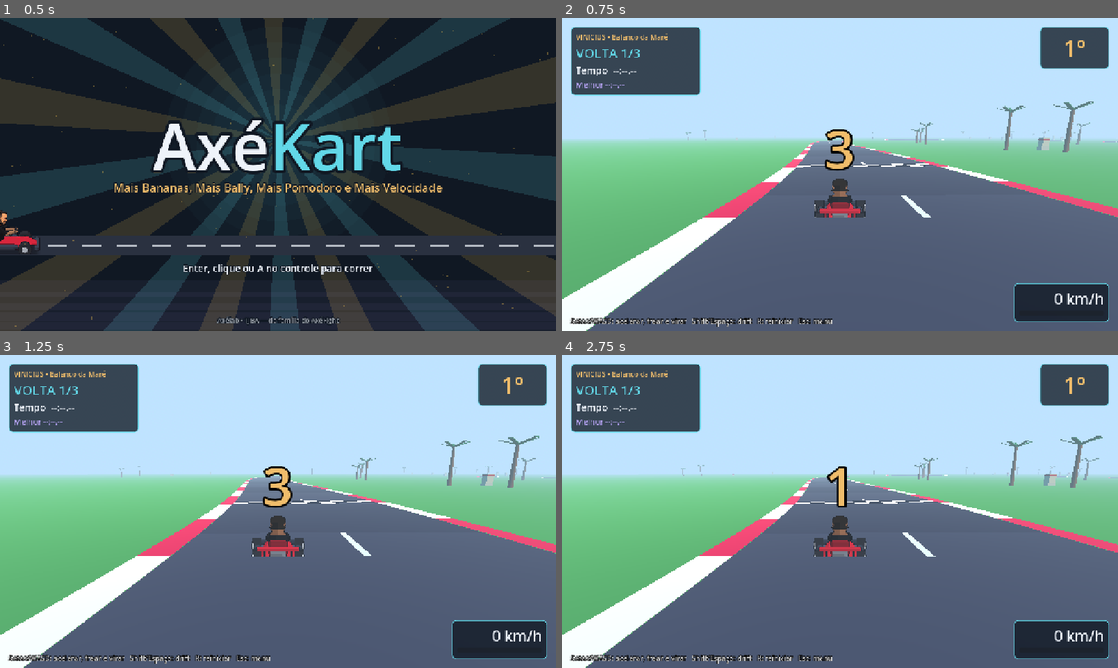
Above: before the commit, frames 1-4 (two rows, left to right).
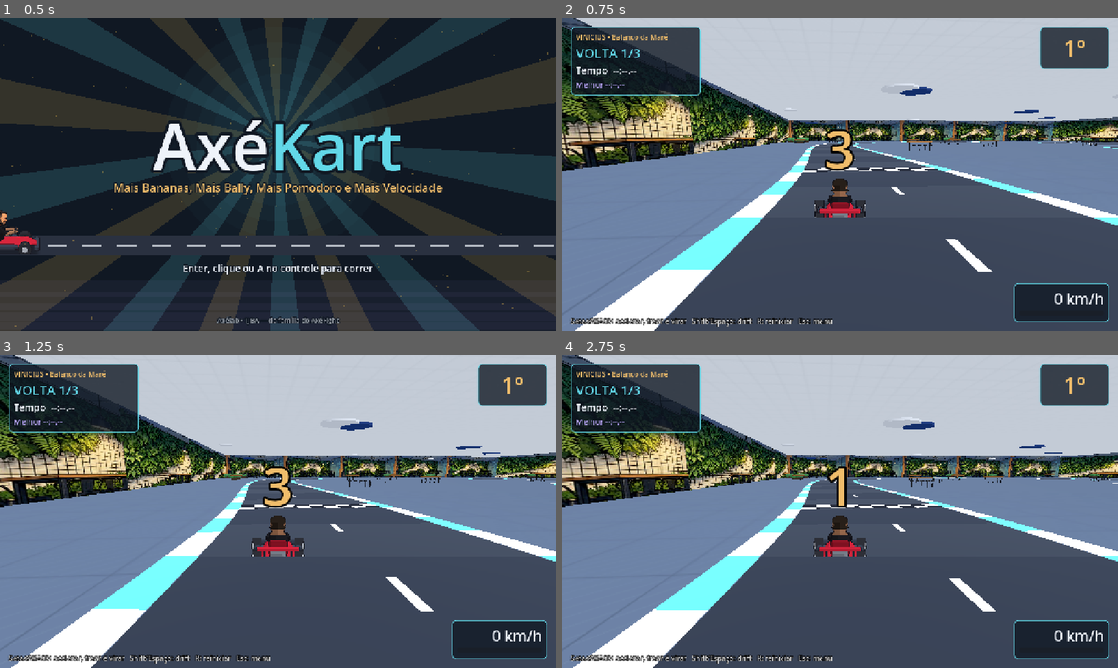
Above: after the commit, the same moments.

Repository: AbreuVin/AxeKart-World
Game: Godot game, scene res://scenes/ui/FrontEnd.tscn
The game is run twice, just before and just after one commit, with the same random seed, the same clock (stepped at 60 frames per second) and the same inputs.
Inputs (mouse positions are in pixels of both pictures, inside the frame that each line leads up to):
- Up to frame 1 (0.5 s): no input
- Up to frame 2 (0.75 s): tap Enter at 0.5 s; move the mouse to (962, 158) at 0.52 s; hold Right (direita) from 0.53 s (still down); hold Up (acelerar) from 0.53 s (still down); click (962, 158) at 0.67 s
- Up to frame 3 (1.25 s): keep holding Right (direita); keep holding Up (acelerar); tap Space at 0.77 s
- Up to frame 4 (2.75 s): move the mouse to (728, 527) at 1.27 s; release Right (direita) at 1.28 s; release Up (acelerar) at 1.28 s; hold S 1.28-2.03 s; tap Shift (drift) at 1.35 s; tap Space at 1.52 s; move the mouse to (895, 442) at 2.02 s; hold Right (direita) from 2.03 s (still down); hold Down (frear) from 2.03 s (still down)

Frame 1 is identical in both runs. In frame 2, 90% of the frame differs, in the area x 0-100%, y 0-100%; in frame 3, 90%; in frame 4, 90%.

Commit message:
Pista Café & Lounge Axélab (0.4.0)
Circuito interno de 607 m com porcelanato, teto com luminárias redondas,
paredes com as artes do Café e do Lounge do Axé Fight, mesas altas,
jardineiras, cabines coloridas, estantes e bancos do Lounge. Zebras em
ciano/branco. Registra que o Vinicius não é calvo e usa o kart 13.

Co-Authored-By: Claude Opus 5.5 <noreply@anthropic.com>
Claude-Session: https://claude.ai/code/session_01DKNKwCZT87sHqpGDf2T2Vk

Diff:
--- /dev/null
+++ b/assets/tracks/cafe_lounge/track.json
@@ -0,0 +1,91 @@
+{
+  "id": "cafe_lounge",
+  "nome": "Café & Lounge Axélab",
+  "voltas": 3,
+  "largura": 12.0,
+  "pontos": [
+    [
+      0,
+      0
+    ],
+    [
+      0,
+      -60
+    ],
+    [
+      15,
+      -92
+    ],
+    [
+      50,
+      -104
+    ],
+    [
+      92,
+      -98
+    ],
+    [
+      112,
+      -72
+    ],
+    [
+      102,
+      -42
+    ],
+    [
+      76,
+      -30
+    ],
+    [
+      70,
+      0
+    ],
+    [
+      92,
+      20
+    ],
+    [
+      122,
+      30
+    ],
+    [
+      134,
+      62
+    ],
+    [
+      114,
+      88
+    ],
+    [
+      72,
+      94
+    ],
+    [
+      40,
+      74
+    ],
+    [
+      18,
+      50
+    ],
+    [
+      0,
+      34
+    ]
+  ],
+  "tema": "interno",
+  "cor_asfalto": "#2b3445",
+  "cor_grama": "#5d6f8c",
+  "zebra": [
+    "#62d8e8",
+    "#eef3fa"
+  ],
+  "paredes": {
+    "norte": "source/parede_cafe.jpg",
+    "sul": "source/parede_lounge.jpg",
+    "leste": "source/parede_verde.jpg",
+    "oeste": "source/parede_verde.jpg"
+  },
+  "semente_decoracao": 7,
+  "decoracao": 46
+}
--- a/project.godot
+++ b/project.godot
@@ -4,7 +4,7 @@
 [application]
 
 config/name="AxéKart"
-config/version="0.3.1"
+config/version="0.4.0"
 run/main_scene="res://scenes/ui/FrontEnd.tscn"
 config/features=PackedStringArray("4.7", "GL Compatibility")
 
--- a/scripts/race/race.gd
+++ b/scripts/race/race.gd
@@ -2,7 +2,7 @@
 extends Node3D
 ## Monta a corrida: pista, karts (1 jogador + CPUs), câmera, HUD, contagem e chegada.
 
-const TRACK_ID := "circuito_teste"
+const TRACK_ID := "cafe_lounge"
 const COUNTDOWN := 3.0
 const CPU_SKILLS := [0.95, 0.92, 0.89]
 const CPU_LANES := [-2.5, 2.5, 0.0]
@@ -21,11 +21,12 @@
 
 func _ready() -> void:
 	PlayerInput.ensure_actions()
-	_build_environment()
+	var tdata := DataLoader.load_track(TRACK_ID)
+	_build_environment(String(tdata.get("tema", "")) == "interno")
 	track = Track.new()
 	track.name = "Track"
 	add_child(track)
-	track.setup(DataLoader.load_track(TRACK_ID), not headless)
+	track.setup(tdata, not headless)
 
 	var datas := DataLoader.load_karts()
 	for slot in datas.size():
@@ -56,7 +57,7 @@
 		add_child(hud)
 
 
-func _build_environment() -> void:
+func _build_environment(interno := false) -> void:
 	if headless:
 		return
 	var env := WorldEnvironment.new()
@@ -75,11 +76,18 @@
 	e.fog_enabled = true
 	e.fog_light_color = Color("#bfe3ff")
 	e.fog_density = 0.004
+	if interno:
+		e.background_mode = Environment.BG_COLOR
+		e.background_color = Color("#1a2230")
+		e.ambient_light_source = Environment.AMBIENT_SOURCE_COLOR
+		e.ambient_light_color = Color("#d8dde6")
+		e.ambient_light_energy = 0.75
+		e.fog_enabled = false
 	env.environment = e
 	add_child(env)
 	var sun := DirectionalLight3D.new()
-	sun.rotation_degrees = Vector3(-55, 35, 0)
-	sun.light_energy = 1.1
+	sun.rotation_degrees = Vector3(-70, 25, 0) if interno else Vector3(-55, 35, 0)
+	sun.light_energy = 0.9 if interno else 1.1
 	sun.shadow_enabled = false
 	add_child(sun)
 
--- a/scripts/track/track.gd
+++ b/scripts/track/track.gd
@@ -123,6 +123,10 @@
 func _build_visuals() -> void:
 	var asphalt := Color(String(data.get("cor_asfalto", "#3b3f4a")))
 	var grass := Color(String(data.get("cor_grama", "#4d9b4a")))
+	var zebra: Array = data.get("zebra", ["#e11d48", "#f8fafc"])
+	var curb_a := Color(String(zebra[0]))
+	var curb_b := Color(String(zebra[1]))
+	var interno := String(data.get("tema", "")) == "interno"
 	var mat := StandardMaterial3D.new()
 	mat.vertex_color_use_as_albedo = true
 	mat.cull_mode = BaseMaterial3D.CULL_DISABLED
@@ -143,7 +147,7 @@
 		var alt := asphalt.lightened(0.04) if (i / 3) % 2 == 0 else asphalt
 		_quad(st, a - ri * hw, a + ri * hw, b + rj * hw, b - rj * hw, alt, y)
 		# zebras
-		var curb := Color("#e11d48") if (i / 2) % 2 == 0 else Color("#f8fafc")
+		var curb := curb_a if (i / 2) % 2 == 0 else curb_b
 		_quad(st, a + ri * hw, a + ri * (hw + CURB_WIDTH), b + rj * (hw + CURB_WIDTH), b + rj * hw, curb, y + 0.01)
 		_quad(st, a - ri * (hw + CURB_WIDTH), a - ri * hw, b - rj * hw, b - rj * (hw + CURB_WIDTH), curb, y + 0.01)
 		# faixa central tracejada
@@ -177,12 +181,24 @@
 	var gm := StandardMaterial3D.new()
 	gm.albedo_color = grass
 	gm.roughness = 1.0
+	if interno:
+		gm.albedo_color = Color.WHITE
+		gm.albedo_texture = _tile_texture(grass, 128, 2)
+		gm.texture_filter = BaseMaterial3D.TEXTURE_FILTER_LINEAR_WITH_MIPMAPS_ANISOTROPIC
+		gm.uv1_scale = Vector3(900.0 / 4.0, 900.0 / 4.0, 1.0)
+		gm.roughness = 0.35
+		gm.metallic_specular = 0.6
 	ground.material_override = gm
 	var c := _center()
 	ground.position = Vector3(c.x, -0.05, c.z)
 	add_child(ground)
 
-	_build_decoration()
+	if data.has("paredes"):
+		_build_room()
+	if interno:
+		_build_decoration_interno()
+	else:
+		_build_decoration()
 
 
 func _center() -> Vector3:
@@ -269,3 +285,189 @@
 	m.albedo_color = c
 	m.roughness = 1.0
 	return m
+
+
+# ---------- cenário interno (Café & Lounge Axélab) ----------
+
+const ROOM_MARGIN := 26.0
+const ROOM_HEIGHT := 14.0
+
+
+func bounds() -> Rect2:
+	var r := Rect2(Vector2(samples[0].x, samples[0].z), Vector2.ZERO)
+	for p in samples:
+		r = r.expand(Vector2(p.x, p.z))
+	return r.grow(ROOM_MARGIN)
+
+
+## Porcelanato: ladrilho com rejunte, gerado em código.
+static func _tile_texture(base: Color, size: int, grout: int) -> ImageTexture:
+	var img := Image.create(size, size, true, Image.FORMAT_RGB8)
+	img.fill(base)
+	var line := base.darkened(0.12)
+	for i in size:
+		for g in grout:
+			img.set_pixel(i, g, line)
+			img.set_pixel(g, i, line)
+	# leve variação de brilho
+	for y in range(grout, size):
+		for x in range(grout, size):
+			if (x + y) % 23 == 0:
+				img.set_pixel(x, y, base.lightened(0.05))
+	img.generate_mipmaps()
+	return ImageTexture.create_from_image(img)
+
+
+func _wall_mat(rel: String, repeat_x: float) -> StandardMaterial3D:
+	var m := StandardMaterial3D.new()
+	var path := "%s/%s/%s" % [DataLoader.TRACKS_DIR, data.get("id", ""), rel]
+	if ResourceLoader.exists(path):
+		m.albedo_texture = load(path)
+	else:
+		m.albedo_color = Color("#2f5d3a")
+	m.shading_mode = BaseMaterial3D.SHADING_MODE_UNSHADED
+	m.uv1_scale = Vector3(repeat_x, 1.0, 1.0)
+	m.texture_repeat = true
+	m.cull_mode = BaseMaterial3D.CULL_DISABLED
+	return m
+
+
+func _build_room() -> void:
+	var b := bounds()
+	var walls: Dictionary = data.get("paredes", {})
+	var h := ROOM_HEIGHT
+	# (centro, tamanho, rotação Y, chave)
+	var specs := [
+		[Vector3(b.get_center().x, h / 2, b.position.y), Vector2(b.size.x, h), 0.0, "norte"],
+		[Vector3(b.get_center().x, h / 2, b.end.y), Vector2(b.size.x, h), PI, "sul"],
+		[Vector3(b.end.x, h / 2, b.get_center().y), Vector2(b.size.y, h), -PI / 2, "leste"],
+		[Vector3(b.position.x, h / 2, b.get_center().y), Vector2(b.size.y, h), PI / 2, "oeste"],
+	]
+	for sp in specs:
+		var mi := MeshInstance3D.new()
+		mi.name = "Parede_%s" % sp[3]
+		var q := QuadMesh.new()
+		q.size = sp[1]
+		mi.mesh = q
+		var tex_w := h * 1024.0 / 380.0   # proporção da arte recortada
+		mi.material_override = _wall_mat(String(walls.get(sp[3], "")), maxf(1.0, round(sp[1].x / tex_w)))
+		mi.position = sp[0]
+		mi.rotation.y = sp[2]
+		add_child(mi)
+	# teto com placas e luminárias redondas (como no Lounge)
+	var ceil := MeshInstance3D.new()
+	var cp := PlaneMesh.new()
+	cp.size = b.size
+	cp.flip_faces = true
+	ceil.mesh = cp
+	var cm := StandardMaterial3D.new()
+	cm.albedo_texture = _tile_texture(Color("#c3cbd6"), 128, 2)
+	cm.texture_filter = BaseMaterial3D.TEXTURE_FILTER_LINEAR_WITH_MIPMAPS_ANISOTROPIC
+	cm.uv1_scale = Vector3(b.size.x / 3.0, b.size.y / 3.0, 1.0)
+	cm.shading_mode = BaseMaterial3D.SHADING_MODE_UNSHADED
+	ceil.material_override = cm
+	ceil.position = Vector3(b.get_center().x, h, b.get_center().y)
+	add_child(ceil)
+	var rng := RandomNumberGenerator.new()
+	rng.seed = 99
+	var lamp_cols := [Color("#1f3f86"), Color("#eef3fa"), Color("#1f3f86")]
+	for i in 26:
+		var lamp := MeshInstance3D.new()
+		var cyl := CylinderMesh.new()
+		var r := rng.randf_range(1.6, 3.2)
+		cyl.top_radius = r
+		cyl.bottom_radius = r
+		cyl.height = 0.35
+		lamp.mesh = cyl
+		lamp.material_override = _flat_mat(lamp_cols[i % 3])
+		lamp.position = Vector3(rng.randf_range(b.position.x + 6, b.end.x - 6), h - rng.randf_range(2.5, 4.0),
+			rng.randf_range(b.position.y + 6, b.end.y - 6))
+		add_child(lamp)
+
+
+func _free_spot(rng: RandomNumberGenerator, min_gap: float) -> Vector3:
+	var b := bounds().grow(-4.0)
+	for t in 60:
+		var p := Vector3(rng.randf_range(b.position.x, b.end.x), 0, rng.randf_range(b.position.y, b.end.y))
+		if absf(nearest(p).lateral) > road_width * 0.5 + min_gap:
+			return p
+	return Vector3.INF
+
+
+func _box(parent: Node3D, size: Vector3, pos: Vector3, col: Color) -> void:
+	var mi := MeshInstance3D.new()
+	var bm := BoxMesh.new()
+	bm.size = size
+	mi.mesh = bm
+	mi.material_override = _flat_mat(col)
+	mi.position = pos
+	parent.add_child(mi)
+
+
+func _build_decoration_interno() -> void:
+	var rng := RandomNumberGenerator.new()
+	rng.seed = int(data.get("semente_decoracao", 1))
+	var wood := Color("#8b5a2b")
+	var black := Color("#1b1f27")
+	var b := bounds()
+	var mid_z := b.get_center().y
+	var placed := 0
+	var wanted := int(data.get("decoracao", 40))
+	while placed < wanted:
+		var p := _free_spot(rng, 9.0)
+		if p == Vector3.INF:
+			break
+		var node := Node3D.new()
+		node.position = p
+		node.rotation.y = rng.randf_range(-0.3, 0.3)
+		var cafe := p.z < mid_z
+		var kind := rng.randi_range(0, 2)
+		if cafe and kind < 2:
+			# mesa alta de madeira com banquetas pretas
+			_box(node, Vector3(5.0, 0.15, 1.4), Vector3(0, 1.9, 0), wood)
+			for sx in [-2.2, 2.2]:
+				_box(node, Vector3(0.12, 1.9, 0.12), Vector3(sx, 0.95, 0), black)
+			for k in 4:
+				var sx := -1.8 + k * 1.2
+				for sz in [-1.1, 1.1]:
+					_box(node, Vector3(0.5, 0.08, 0.5), Vector3(sx, 1.3, sz), black)
+					_box(node, Vector3(0.06, 1.3, 0.06), Vector3(sx, 0.65, sz), black)
+		elif cafe:
+			# jardineira da parede verde
+			_box(node, Vector3(4.0, 1.0, 1.2), Vector3(0, 0.5, 0), Color("#3d2f24"))
+			for k in 6:
+				var leaf := MeshInstance3D.new()
+				var sm := SphereMesh.new()
+				sm.radius = rng.randf_range(0.6, 1.0)
+				sm.height = sm.radius * 2.0
+				leaf.mesh = sm
+				leaf.material_override = _flat_mat(Color("#2f7d3a").lightened(rng.randf_range(0.0, 0.2)))
+				leaf.position = Vector3(-1.6 + k * 0.65, 1.3 + rng.randf_range(0, 0.4), 0)
+				node.add_child(leaf)
+		elif kind == 0:
+			# cabine do lounge (amarela, azul ou vermelha)
+			var cols := [Color("#e9b52f"), Color("#1f3f86"), Color("#b3262e")]
+			var c: Color = cols[rng.randi_range(0, 2)]
+			_box(node, Vector3(4.2, 3.4, 0.25), Vector3(0, 1.7, -1.4), c)
+			_box(node, Vector3(0.25, 3.4, 3.0), Vector3(-2.1, 1.7, 0), wood)
+			_box(node, Vector3(0.25, 3.4, 3.0), Vector3(2.1, 1.7, 0), wood)
+			_box(node, Vector3(4.4, 0.25, 3.0), Vector3(0, 3.5, 0), wood)
+			_box(node, Vector3(3.6, 0.5, 0.8), Vector3(0, 0.45, -0.9), Color("#c0303a"))
+			_box(node, Vector3(1.2, 0.08, 0.8), Vector3(0, 1.1, 0.2), Color("#eef3fa"))
+		elif kind == 1:
+			# estante de nichos coloridos
+			var cube_cols := [Color("#e9b52f"), Color("#1f3f86"), Color("#b3262e")]
+			_box(node, Vector3(5.2, 3.6, 1.0), Vector3(0, 1.8, 0), wood)
+			for yy in 3:
+				for xx in 4:
+					_box(node, Vector3(1.0, 0.9, 1.05), Vector3(-1.8 + xx * 1.2, 0.6 + yy * 1.15, 0),
+						cube_cols[(xx + yy * 2 + rng.randi_range(0, 2)) % 3])
+		else:
+			# banco colorido em degraus
+			_box(node, Vector3(5.0, 0.6, 2.0), Vector3(0, 0.3, 0), wood)
+			_box(node, Vector3(5.0, 0.15, 2.0), Vector3(0, 0.67, 0), Color("#e9b52f"))
+			_box(node, Vector3(5.0, 0.6, 1.0), Vector3(0, 0.9, 0.5), wood)
+			_box(node, Vector3(2.4, 0.15, 1.0), Vector3(-1.2, 1.27, 0.5), Color("#b3262e"))
+			_box(node, Vector3(2.4, 0.15, 1.0), Vector3(1.3, 1.27, 0.5), Color("#1f3f86"))
+		add_child(node)
+		placed += 1
--- a/tests/scripts/test_data_runner.gd
+++ b/tests/scripts/test_data_runner.gd
@@ -29,4 +29,22 @@
 		var info := t.nearest(g.origin)
 		check(absf(info.lateral) < t.road_width * 0.5, "largada %d dentro da pista" % s)
 		check(info.fraction > 0.9, "largada %d antes da linha" % s)
+	# pista do Café & Lounge Axélab
+	var c := Track.new()
+	root.add_child(c)
+	c.setup(DataLoader.load_track("cafe_lounge"), false)
+	check(c.total_length > 500.0, "Café & Lounge com mais de 500 m (%.0f m)" % c.total_length)
+	check(String(c.data.get("tema", "")) == "interno", "Café & Lounge é pista interna")
+	for s in 4:
+		var info := c.nearest(c.grid_transform(s).origin)
+		check(absf(info.lateral) < c.road_width * 0.5 and info.fraction > 0.9, "largada %d ok no Café & Lounge" % s)
+	for key in ["norte", "sul", "leste", "oeste"]:
+		var rel := String(c.data.paredes.get(key, ""))
+		check(ResourceLoader.exists("res://assets/tracks/cafe_lounge/" + rel), "parede %s com arte do Axé Fight" % key)
+	var b := c.bounds()
+	var inside := true
+	for p in c.samples:
+		if not b.grow(-Track.ROOM_MARGIN + 8.0).has_point(Vector2(p.x, p.z)):
+			inside = false
+	check(inside, "pista inteira dentro da sala")
 	finish()
Binary file added: assets/tracks/cafe_lounge/source/parede_cafe.jpg
Not shown, added: assets/tracks/cafe_lounge/source/parede_cafe.jpg.import
Binary file added: assets/tracks/cafe_lounge/source/parede_lounge.jpg
Not shown, added: assets/tracks/cafe_lounge/source/parede_lounge.jpg.import
Binary file added: assets/tracks/cafe_lounge/source/parede_verde.jpg
Not shown, added: assets/tracks/cafe_lounge/source/parede_verde.jpg.import
Not shown, changed: AGENTS.md
Not shown, changed: CHANGELOG.md
Not shown, changed: assets/CREDITS.md
